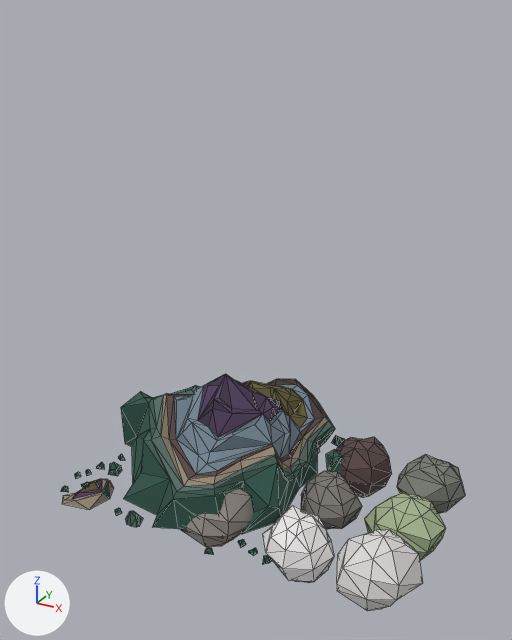
Renders of the glTF model public/models/shooting-stars.gltf from each side of a commit.
The view is the same before and after, from a 50 mm camera at (308.0, -499.0, 415.0) aimed at (40.0, -12.0, 171.0). Every picture has the same lights, and +X, +Y and +Z are marked at lower left. The older version comes first. Mesh edges are drawn as thin lines. Vertices at exactly the same position are counted once.

Before the edit, the objects in view are built like this:
```python
me_mesh_0 = bpy.data.meshes.new('Mesh_0')
me_mesh_0.from_pydata(...)  # 962 vertices, 1613 faces; spans x -123.0..218.0, y -122.0..120.0, z -32.0..95.0
me_mesh_0.materials.append(mat_material_0)  # picture img_image_0
ob_mesh_0 = bpy.data.objects.new('Mesh_0', me_mesh_0)
ob_mesh_0.location = (0.0, 0.0, 0.0)
```
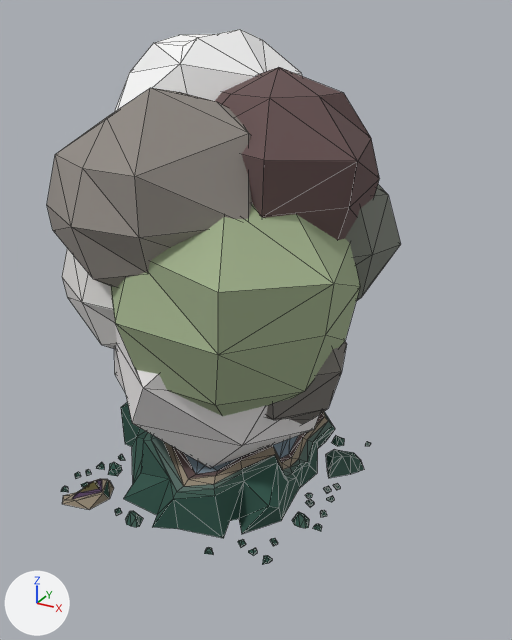
The newer file adds a shape key; the second version is drawn at full value of the shape key 'target_45' of 'Mesh_0', and the change is written as the vertex moves it makes.

What differs and where, as boxes (x1, y1, x2, y2) in the pictures (512 x 640 px; the box of a moved part takes in the faces that stretch with it):
'Mesh_0', reshaped (12% narrower, 126% taller)
    before: (61, 374, 465, 611)
    after: (47, 29, 401, 565)
part 1 of me_mesh_0, moved or reshaped
    before: (337, 530, 423, 611)
    after: (62, 248, 117, 349)
part 2 of me_mesh_0, moved or reshaped (not visible before)
    after: (215, 67, 379, 240)
part 3 of me_mesh_0, moved or reshaped
    before: (397, 455, 465, 514)
    after: (345, 184, 401, 300)
part 4 of me_mesh_0, moved or reshaped
    before: (182, 488, 254, 547)
    after: (47, 88, 252, 287)
part 5 of me_mesh_0, moved or reshaped (not visible before)
    after: (114, 29, 302, 112)
part 6 of me_mesh_0, moved or reshaped (not visible afterwards)
    before: (336, 437, 392, 498)
part 7 of me_mesh_0, moved or reshaped
    before: (263, 505, 334, 583)
    after: (114, 324, 320, 467)
part 8 of me_mesh_0, moved or reshaped
    before: (301, 471, 362, 530)
    after: (266, 342, 347, 425)
part 9 of me_mesh_0, moved or reshaped
    before: (364, 493, 446, 561)
    after: (111, 204, 360, 416)

The edits, one by one:
me_mesh_0 is used by ob_mesh_0; location (0.0, 0.0, 0.0).
me_mesh_0 had 962 vertices, 1613 faces and spanned x -123.0..218.0, y -122.0..120.0, z -32.0..95.0.
me_mesh_0 now has 962 vertices, 1613 faces and spans x -141.0..134.0, y -139.0..127.0, z -1.0..400.0.
me_mesh_0 part 1: the loose piece of 42 vertices spanning x 145.0..217.0, y -100.0..-33.0, z -24.0..39.0 is turned -25.3 degrees about the z axis through its middle and scaled by 2.65, then moved by (-234.0, 61.0, 193.0).
me_mesh_0 part 2: the loose piece of 42 vertices spanning x -3.0..69.0, y -32.0..33.0, z -32.0..32.0 is turned -25.3 degrees about the z axis through its middle and scaled by 2.87, then moved by (2.0, 21.0, 282.0).
me_mesh_0 part 3: the loose piece of 41 vertices spanning x 154.0..218.0, y 36.0..99.0, z -28.0..27.0 is turned 24 degrees about the z axis through its middle and scaled by 2.9, then moved by (-138.0, -26.0, 227.0).
me_mesh_0 part 4: the loose piece of 42 vertices spanning x -3.0..69.0, y -100.0..-33.0, z -24.0..39.0 is turned -24 degrees about the z axis through its middle and scaled by 2.68, then moved by (-50.0, 20.0, 274.0).
me_mesh_0 part 5: the loose piece of 41 vertices spanning x 6.0..70.0, y 36.0..99.0, z -28.0..27.0 is turned -23.9 degrees about the z axis through its middle and scaled by 2.88, then moved by (-73.0, -26.0, 322.0).
me_mesh_0 part 6: the loose piece of 42 vertices spanning x 86.0..147.0, y 34.0..96.0, z -31.0..29.0 is multiplied about its middle by the matrix ((1.219, 2.245, 0.808), (-2.346, 1.272, 0.01), (-0.367, -0.714, 2.546)), then moved by (-160.0, -30.0, 150.0).
me_mesh_0 part 7: the loose piece of 42 vertices spanning x 78.0..143.0, y -98.0..-36.0, z -31.0..27.0 is turned 42.2 degrees about the y axis through its middle and scaled by 3.87, then moved by (-120.0, 68.0, 147.0).
me_mesh_0 part 8: the loose piece of 42 vertices spanning x 82.0..142.0, y -29.0..25.0, z -29.0..28.0 is turned -23.9 degrees about the z axis through its middle and scaled by 2.48, then moved by (-56.0, -2.0, 136.0).
me_mesh_0 part 9: the loose piece of 42 vertices spanning x 145.0..217.0, y -32.0..33.0, z -32.0..32.0 is turned -23.9 degrees about the z axis through its middle and scaled by 3.47, then moved by (-160.0, -20.0, 200.0).
